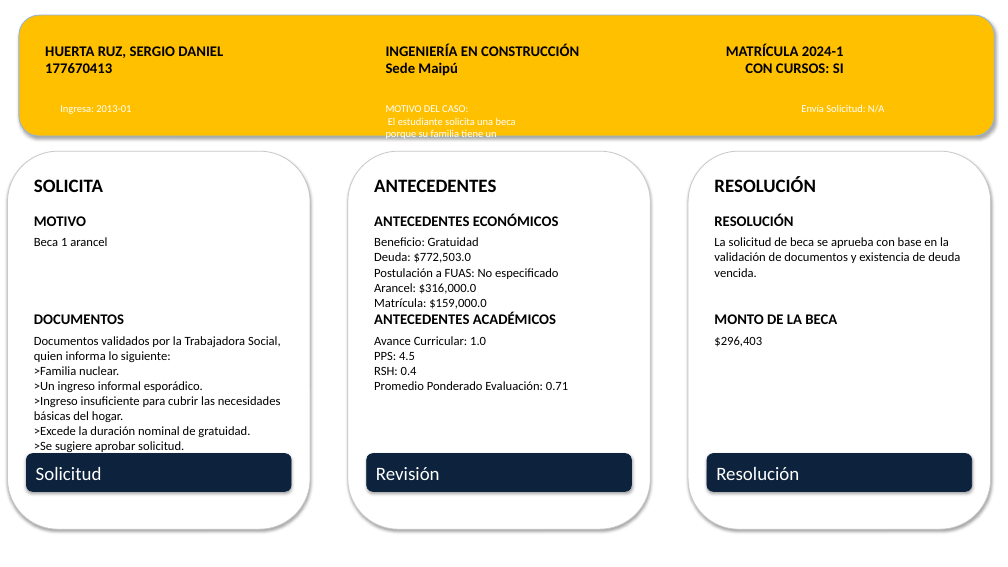
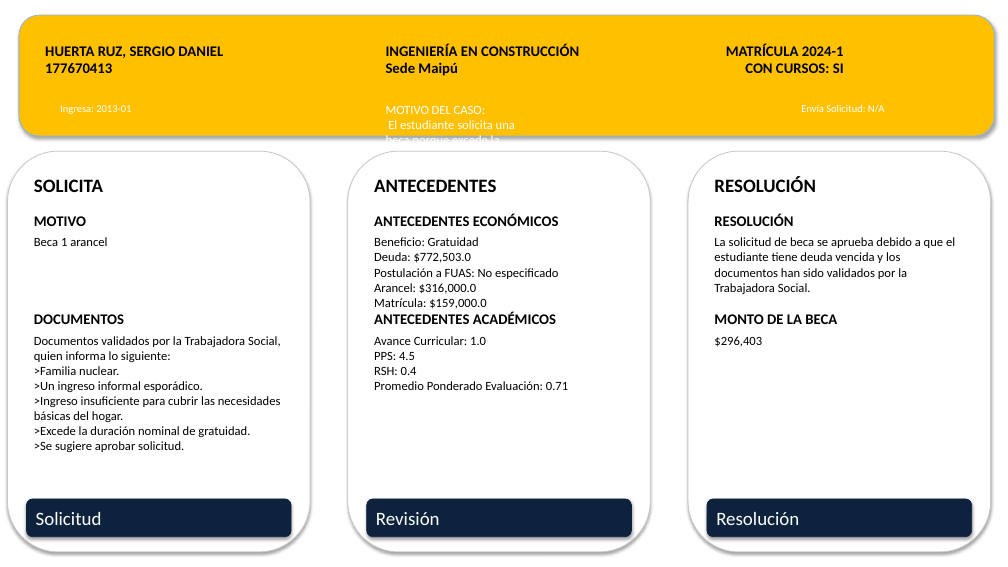
Before and after one commit to davidtroncosop/revdoc_ppt, a slide deck: slide 3 of propuestas_resolucion.pptx. Drawn at 1008x567 pixels with LibreOffice and Linux fonts; fonts in the diff are those of the drawing. Boxes give left, top, right and bottom in pixels: in the first picture for what was removed or moved away, otherwise in the second. Text is boxed around its words. In the diff, an @@ line names an element or a change of style, - is before the commit and + after.

Commit message:
más espacio para la revisón de documentos

```diff
--- a/propuestas_resolucion.pptx
+++ b/propuestas_resolucion.pptx
@@ text at [34, 106, 798, 422]: text changed; size 10 to 12 pt @@
-MOTIVO DEL CASO:
-El estudiante solicita una beca porque su familia tiene un ingreso insuficiente para cubrir las necesidades básicas del hogar y ha excedido la duración nominal de gratuidad.
+MOTIVO DEL CASO:
+El estudiante solicita una beca porque excede la duración nominal de gratuidad y tiene un ingreso insuficiente para cubrir las necesidades básicas del hogar.
@@ rounded rectangle: place and size @@
-rounded rectangle at [8, 151, 310, 529]
+rounded rectangle at [8, 151, 310, 552]
@@ rounded rectangle: place and size @@
-rounded rectangle at [348, 151, 650, 529]
+rounded rectangle at [348, 151, 650, 552]
@@ rounded rectangle: place and size @@
-rounded rectangle at [688, 151, 991, 529]
+rounded rectangle at [688, 151, 991, 552]
@@ text at [714, 237, 955, 294]: text changed @@
-La solicitud de beca se aprueba con base en la validación de documentos y existencia de deuda vencida.
+La solicitud de beca se aprueba debido a que el estudiante tiene deuda vencida y los documentos han sido validados por la Trabajadora Social.
@@ 3 rounded rectangles: place and size @@
-3 rounded rectangles at [26, 454, 972, 492]
+3 rounded rectangles at [26, 499, 972, 537]
```
Also in this commit, not shown: 28 other slides changed, 2 other files.
